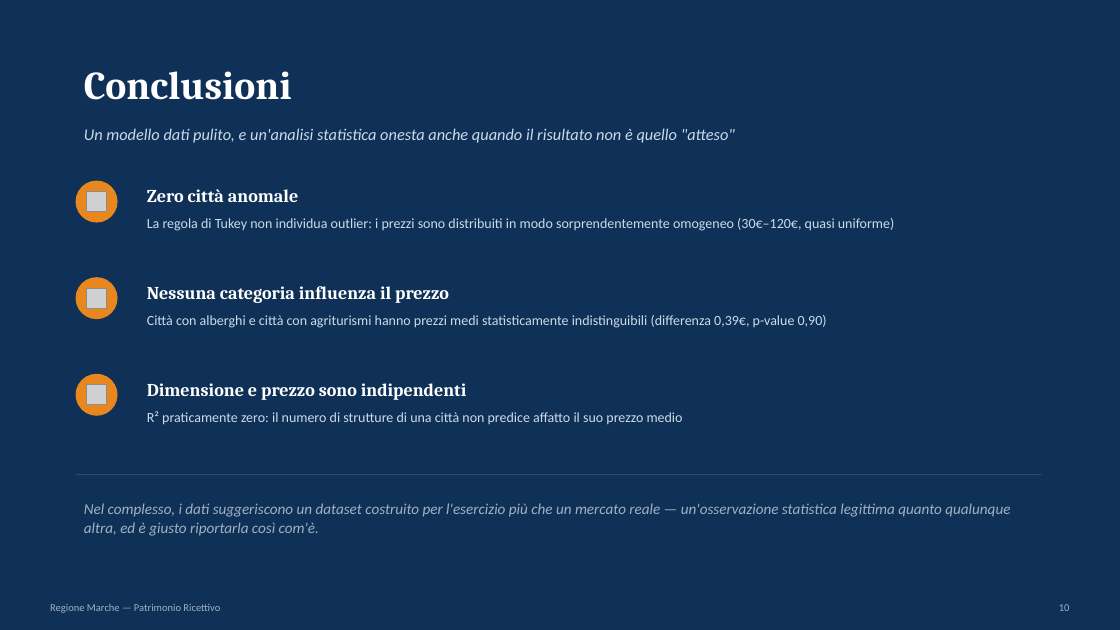
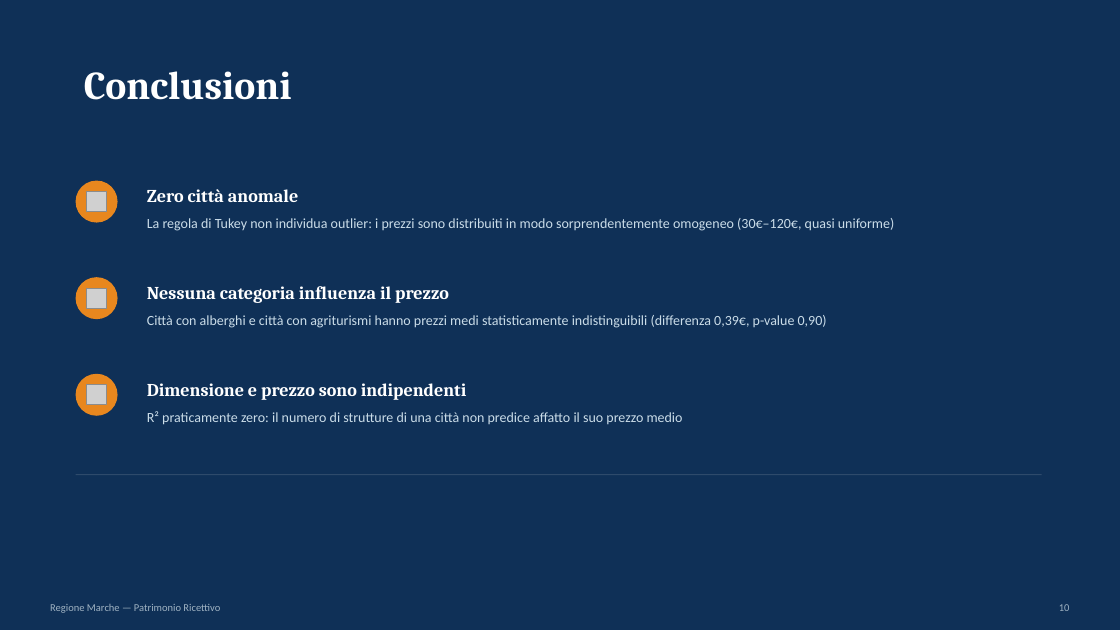
Before and after one commit to epicyana/praticaW4D4, a slide deck: slide 11 of PRESENTAZIONEEPICODE.pptx (slide 10 before the commit). Drawn at 1120x630 pixels with LibreOffice and Linux fonts; fonts in the diff are those of the drawing; grey boxes stand for pictures. Boxes give left, top, right and bottom in pixels: in the first picture for what was removed or moved away, otherwise in the second. Text is boxed around its words. In the diff, an @@ line names an element or a change of style, - is before the commit and + after.

```diff
--- a/PRESENTAZIONEEPICODE.pptx
+++ b/PRESENTAZIONEEPICODE.pptx
@@ text removed at (x1=84, y1=128, x2=735, y2=143) @@
-Un modello dati pulito, e un'analisi statistica onesta anche quando il risultato non è quello "atteso"
@@ text removed at (x1=84, y1=503, x2=1010, y2=536) @@
-Nel complesso, i dati suggeriscono un dataset costruito per l'esercizio più che un mercato reale — un'osservazione statistica legittima quanto qualunque altra, ed è giusto riportarla così com'è.
```
Also in this commit, not shown: 2 other slides changed, 3 slides added, 2 slides removed.
